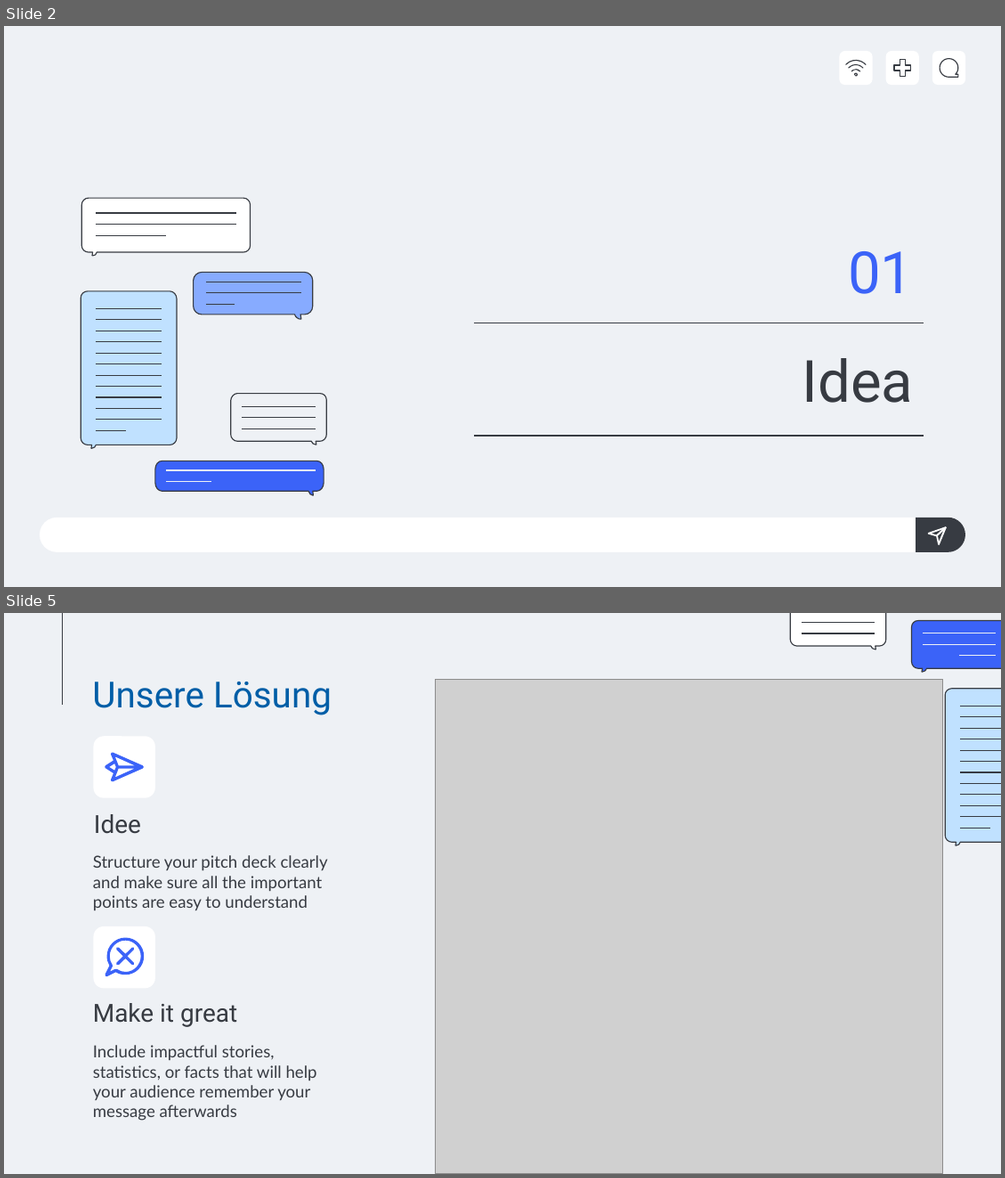
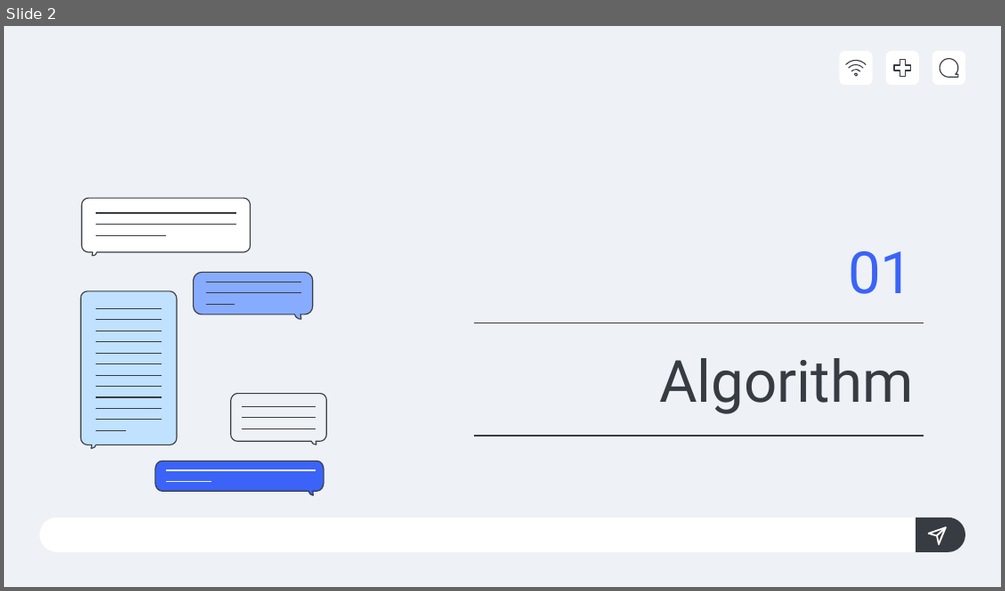
Before and after one commit to M4RKUS28/SmartStay24, a slide deck: Makeathon Check24 - Pitch.pptx. Shown one above the other, each under a label of ours: slides 2 and 5 before the commit, slide 2 after it; the slides between them are not shown. The pictures are 1005x1178 and 1005x591 pixels, drawn with LibreOffice and Linux fonts; fonts in the diff are those of the drawing; grey boxes stand for pictures. Boxes give left, top, right and bottom in pixels: in the first picture for what was removed or moved away, otherwise in the second. Text is boxed around its words. In the diff, an @@ line names an element or a change of style, - is before the commit and + after.

```diff
--- a/Makeathon Check24 - Pitch.pptx
+++ b/Makeathon Check24 - Pitch.pptx
@@ slide 5 removed at (4,613,1001,1174), background #EEF1F5 @@
@@ line removed from (63, 613) to (63, 705) @@
@@ title removed at (92,682,332,715) @@
-Unsere Lösung
@@ picture removed at (436,680,943,1173) @@
@@ rounded rectangle removed at (94,736,155,797) @@
@@ freeform shape removed at (105,752,144,781) @@
@@ subtitle removed at (94,814,141,834) @@
-Idee
@@ group removed at (791,613,1001,845): 17 lines, 3 freeform shapes @@
@@ subtitle removed at (93,855,328,910) @@
-Structure your pitch deck clearly and make sure all the important points are easy to understand
@@ rounded rectangle removed at (94,926,155,988) @@
@@ freeform shape removed at (105,937,144,977) @@
@@ subtitle removed at (93,1003,237,1027) @@
-Make it great
@@ subtitle removed at (93,1045,317,1120) @@
-Include impactful stories, statistics, or facts that will help your audience remember your
-message afterwards
@@ slide 2 changed as well @@
@@ title at (659,358,913,414): text changed @@
-Idea
+Algorithm
```
Also in this commit, not shown: 3 other slides changed, 7 slides added, 2 other slides removed.
